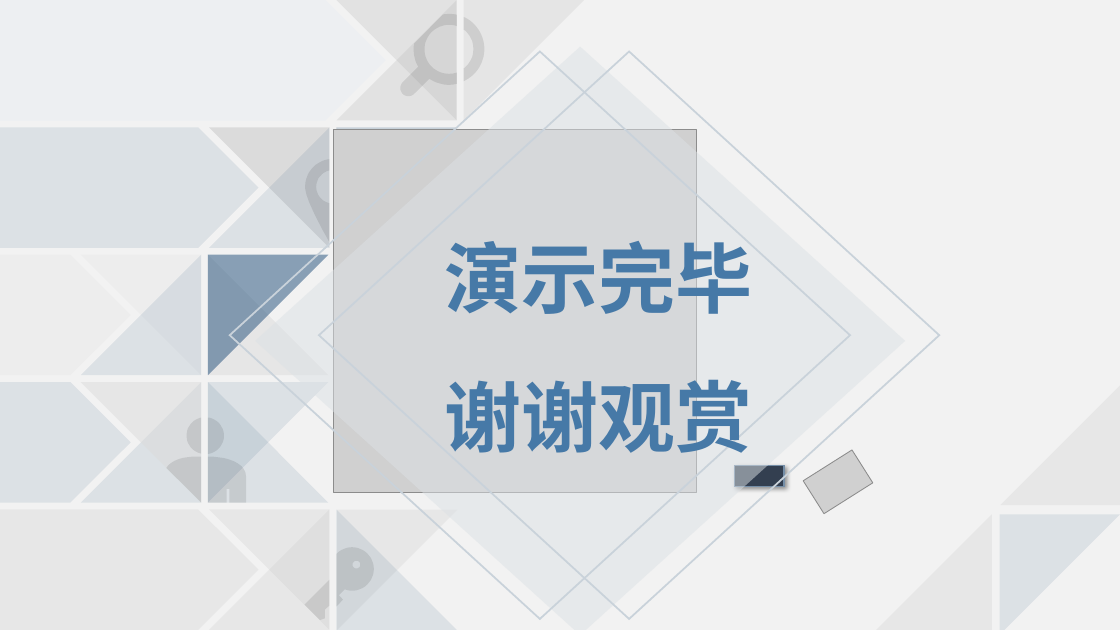
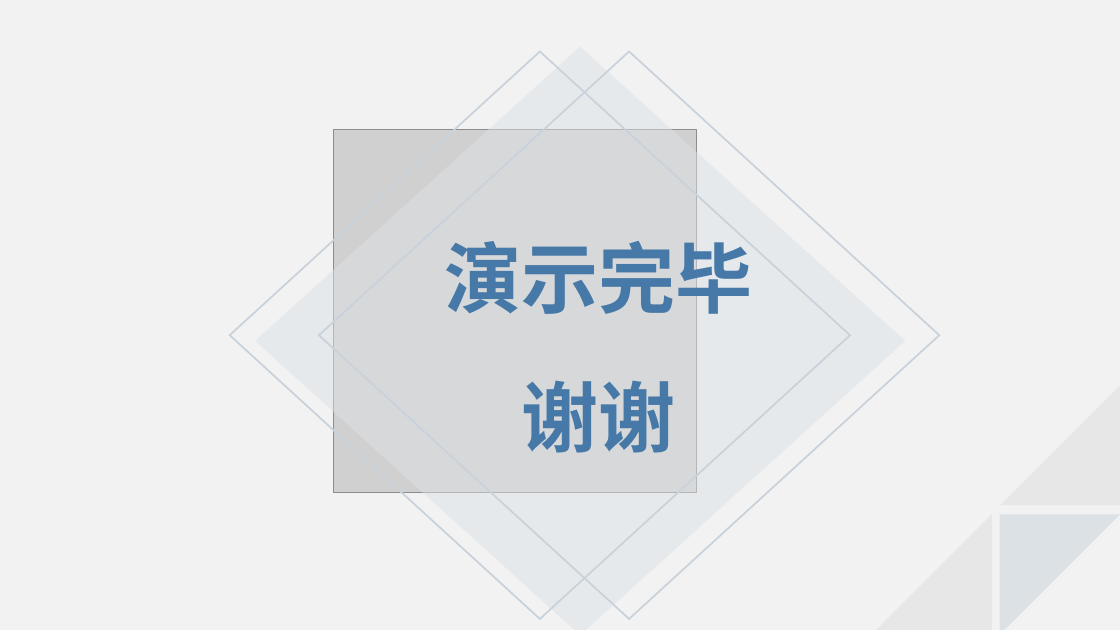
Before and after one commit to mzm1183710118/GraduateDesign, a slide deck: slide 36 of my/梅智敏.pptx (slide 23 before the commit). Drawn at 1120x630 pixels with LibreOffice and Linux fonts; fonts in the diff are those of the drawing; grey boxes stand for pictures; background and template pictures are left out. Boxes give left, top, right and bottom in pixels: in the first picture for what was removed or moved away, otherwise in the second. Text is boxed around its words. In the diff, an @@ line names an element or a change of style, - is before the commit and + after.

```diff
--- a/my/梅智敏.pptx
+++ b/my/梅智敏.pptx
@@ group removed at bbox=[0, 0, 584, 630]: 32 freeform shapes @@
@@ text at bbox=[521, 380, 675, 453]: text changed @@
-谢谢观赏
+谢谢
@@ rectangle removed at bbox=[734, 465, 784, 486] @@
@@ picture removed at bbox=[803, 450, 873, 514] @@
```
Also in this commit, not shown: 1 other slide changed, 34 slides added, 21 slides removed, 2 other files.
